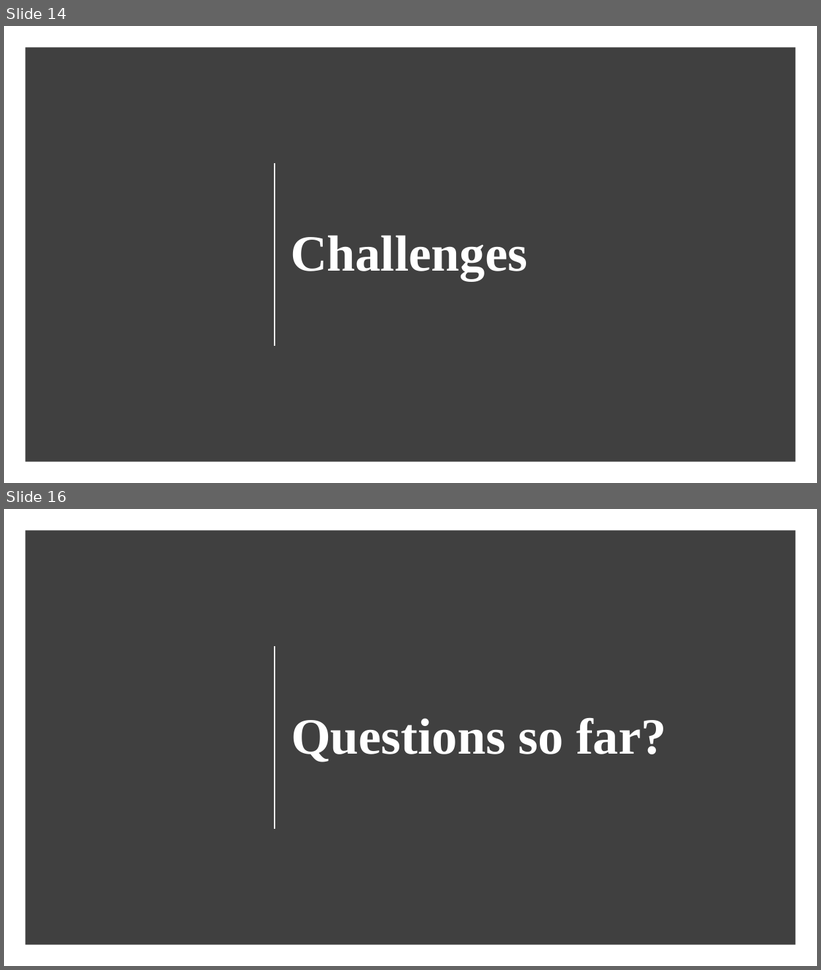
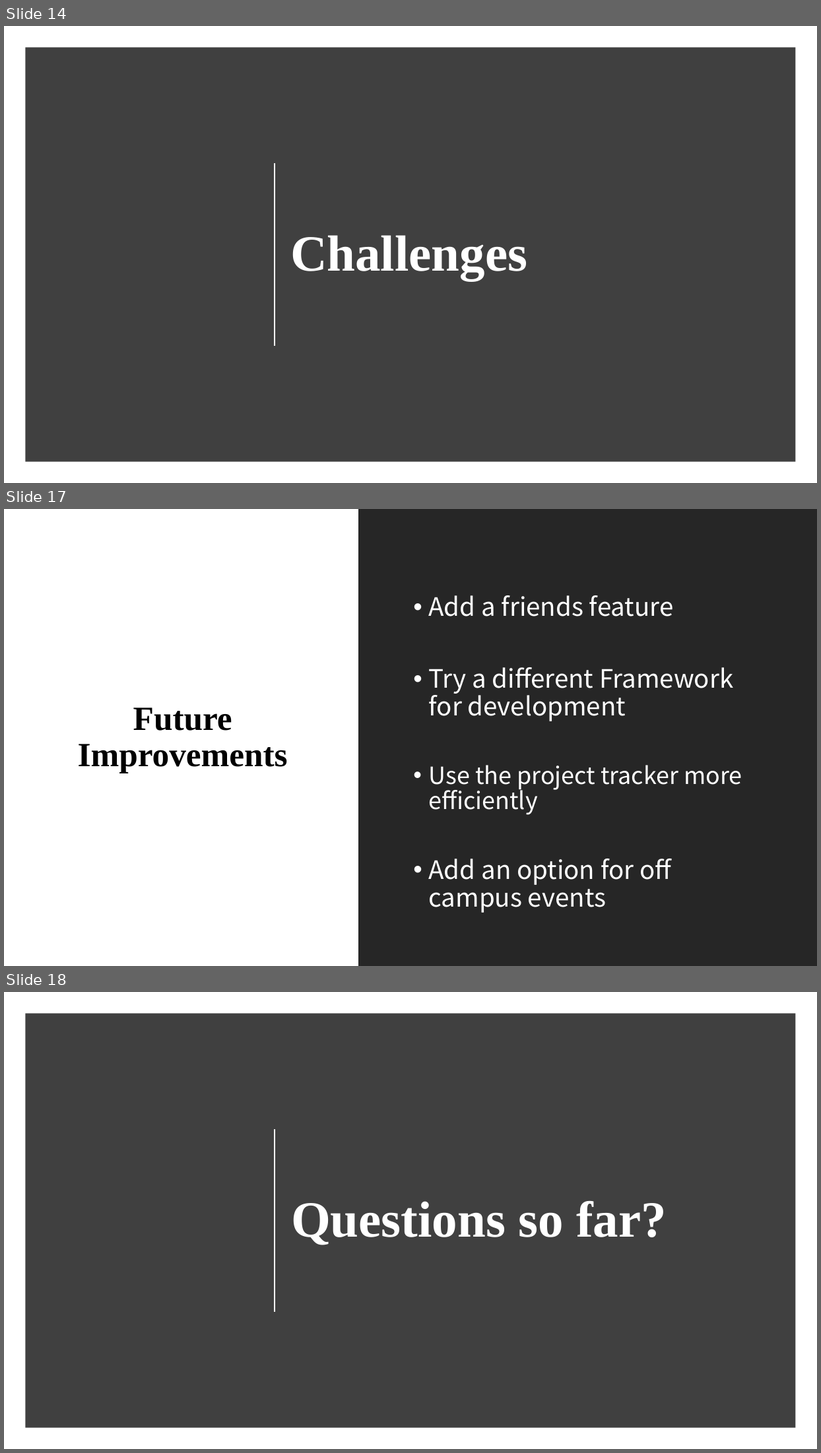
Before and after one commit to Computer-Girl/3308Project, a slide deck: LetsGo.pptx. Shown one above the other, each under a label of ours: slides 14 and 16 before the commit, slides 14, 17 and 18 after it; the slides between them are not shown. The pictures are 821x970 and 821x1453 pixels, drawn with LibreOffice and Linux fonts; fonts in the diff are those of the drawing. Boxes give left, top, right and bottom in pixels: in the first picture for what was removed or moved away, otherwise in the second. Text is boxed around its words. In the diff, an @@ line names an element or a change of style, - is before the commit and + after.

```diff
--- a/LetsGo.pptx
+++ b/LetsGo.pptx
@@ slide 17 added at (x1=4, y1=509, x2=817, y2=966), background #FFFFFF @@
@@ rectangle added at (x1=358, y1=509, x2=817, y2=966), fill #262626 @@
@@ text added at (x1=429, y1=595, x2=742, y2=913), 30 pt, text #FFFFFF @@
+• Add a friends feature
+• Try a different Framework for development
+• Use the project tracker more efficiently
+• Add an option for off campus events
@@ title added at (x1=78, y1=708, x2=288, y2=774), 40 pt, text #000000, bold @@
+Future Improvements
@@ what was slide 16 is now slide 18 @@
```
Also in this commit, not shown: 6 slides changed, 1 other slide added.
